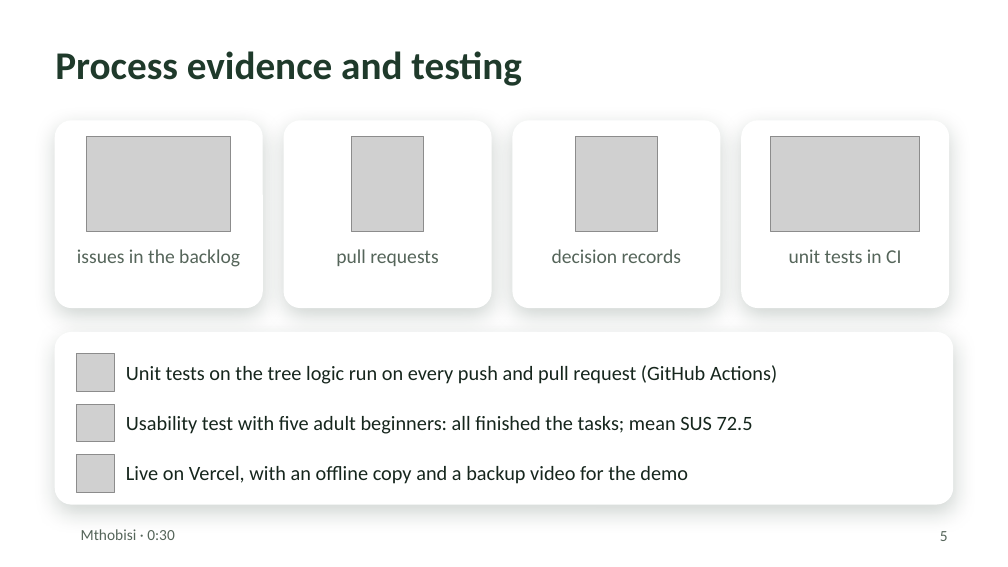
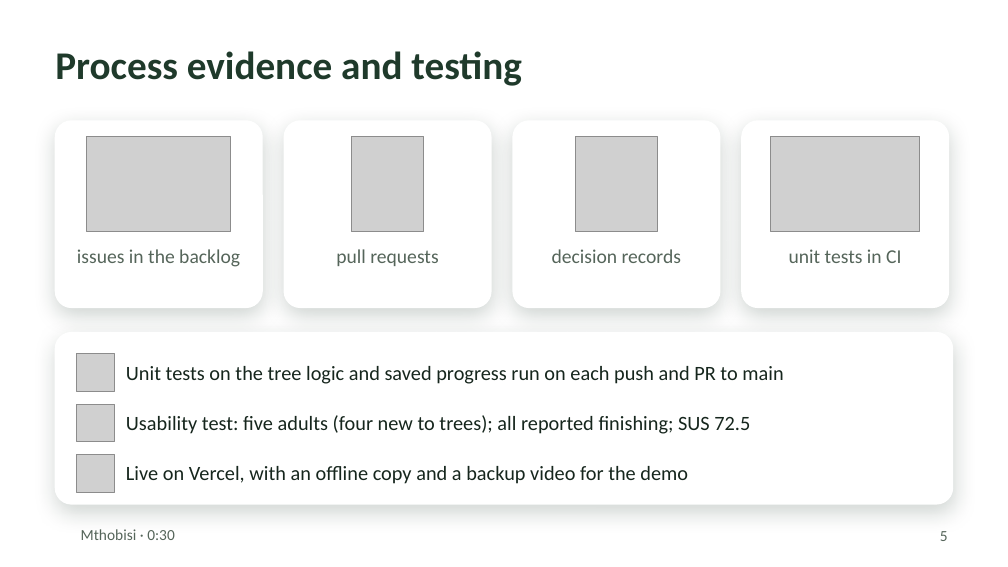
Before and after one commit to 404-name-not-found-cos750/cos212-app, a slide deck: slide 5 of slides/Tree-Hop-presentation.pptx. Drawn at 1008x567 pixels with LibreOffice and Linux fonts; fonts in the diff are those of the drawing; grey boxes stand for pictures; background and template pictures are left out. Boxes give left, top, right and bottom in pixels: in the first picture for what was removed or moved away, otherwise in the second. Text is boxed around its words. In the diff, an @@ line names an element or a change of style, - is before the commit and + after.

```diff
--- a/slides/Tree-Hop-presentation.pptx
+++ b/slides/Tree-Hop-presentation.pptx
@@ text at [126, 366, 783, 384]: text changed @@
-Unit tests on the tree logic run on every push and pull request (GitHub Actions)
+Unit tests on the tree logic and saved progress run on each push and PR to main
@@ text at [126, 415, 750, 434]: text changed @@
-Usability test with five adult beginners: all finished the tasks; mean SUS 72.5
+Usability test: five adults (four new to trees); all reported finishing; SUS 72.5
```
Also in this commit, not shown: 5 other slides changed, 15 other files.
